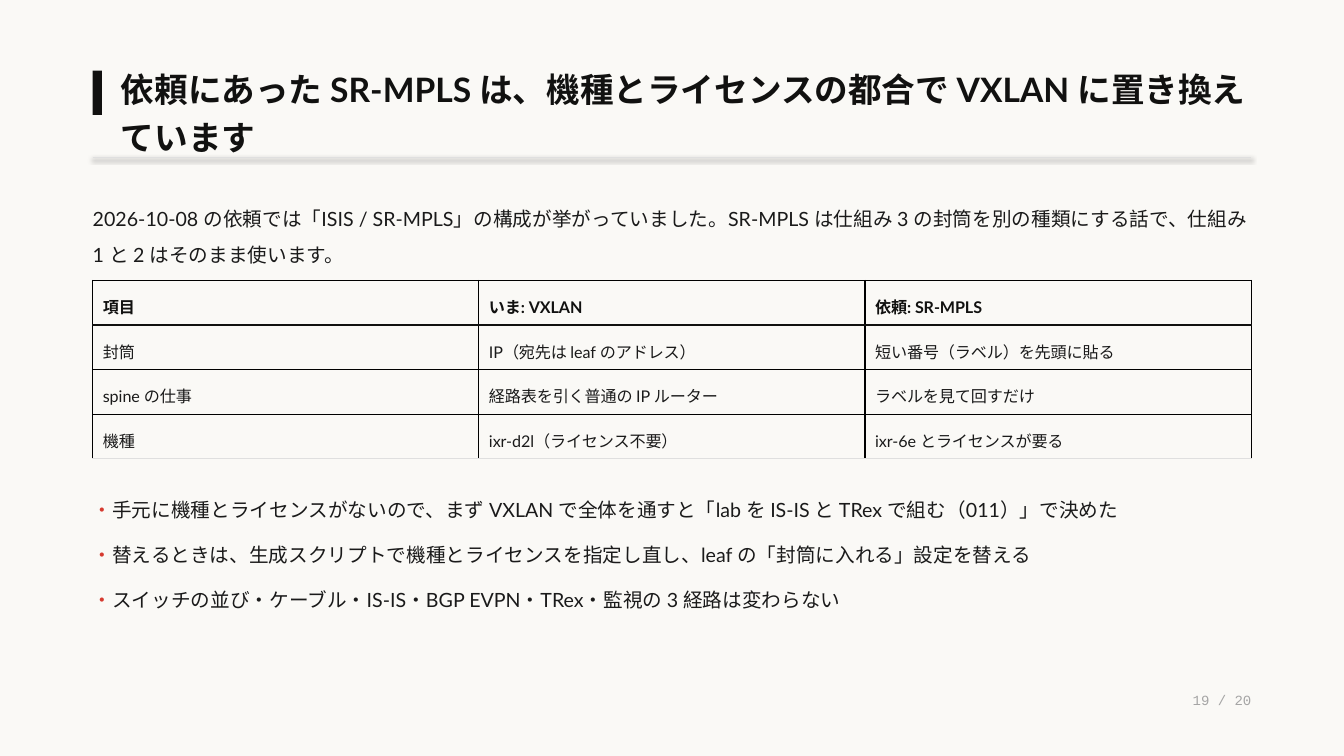
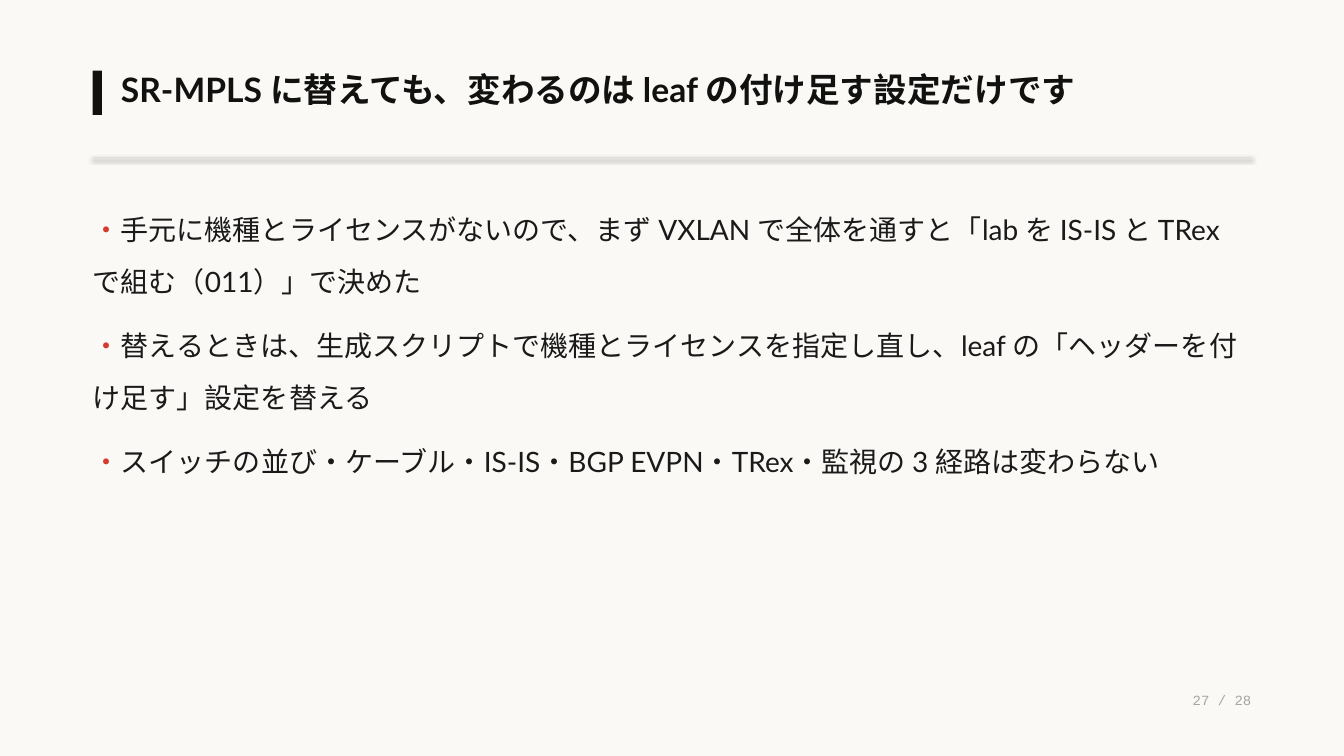
Before and after one commit to eddie-eights/nwc-poc, a slide deck: slide 27 of docs/lab-network-architecter.pptx (slide 19 before the commit). Drawn at 1344x756 pixels with LibreOffice and Linux fonts; fonts in the diff are those of the drawing. Boxes give left, top, right and bottom in pixels: in the first picture for what was removed or moved away, otherwise in the second. Text is boxed around its words. In the diff, an @@ line names an element or a change of style, - is before the commit and + after.

```diff
--- a/docs/lab-network-architecter.pptx
+++ b/docs/lab-network-architecter.pptx
@@ text at (121, 73, 1076, 105): text changed @@
-依頼にあった SR-MPLS は、機種とライセンスの都合で VXLAN に置き換えています
+SR-MPLS に替えても、変わるのは leaf の付け足す設定だけです
@@ text "・手元に機種とライセンスがないので、まず VXLAN で全体を通すと「lab を IS-IS ...": place and size @@
-text "・手元に機種とライセンスがないので、まず VXLAN で全体を通すと「lab を IS-IS ..." at (93, 500, 1118, 609)
+text "・手元に機種とライセンスがないので、まず VXLAN で全体を通すと「lab を IS-IS ..." at (93, 216, 1237, 475)
@@ text removed at (93, 209, 1247, 264) @@
-2026-10-08 の依頼では「ISIS / SR-MPLS」の構成が挙がっていました。SR-MPLS は仕組み 3 の封筒を別の種類にする話で、仕組み 1 と 2 はそのまま使います。
@@ text at (93, 216, 1220, 475): size 14 to 20 pt in "・手元に機種とライセンスがないので、まず VXLAN で全体を通すと「lab を IS-IS と TRex ...", "・スイッチの並び・ケーブル・IS-IS・BGP EVPN・TRex・監視の 3 経路は変わらない"; more space between paragraphs @@
@@ table removed at (93, 280, 1251, 459), 4 rows, 3 columns @@
-項目 | いま: VXLAN | 依頼: SR-MPLS
-封筒 | IP（宛先は leaf のアドレス） | 短い番号（ラベル）を先頭に貼る
-spine の仕事 | 経路表を引く普通の IP ルーター | ラベルを見て回すだけ
-機種 | ixr-d2l（ライセンス不要） | ixr-6e とライセンスが要る
@@ text at (93, 332, 1237, 411): text changed; size 14 to 20 pt @@
-・替えるときは、生成スクリプトで機種とライセンスを指定し直し、leaf の「封筒に入れる」設定を替える
+・替えるときは、生成スクリプトで機種とライセンスを指定し直し、leaf の「ヘッダーを付け足す」設定を替える
@@ text at (1193, 696, 1252, 705): text changed @@
-19 / 20
+27 / 28
```
Also in this commit, not shown: 18 other slides changed, 8 slides added, 1 other file.
